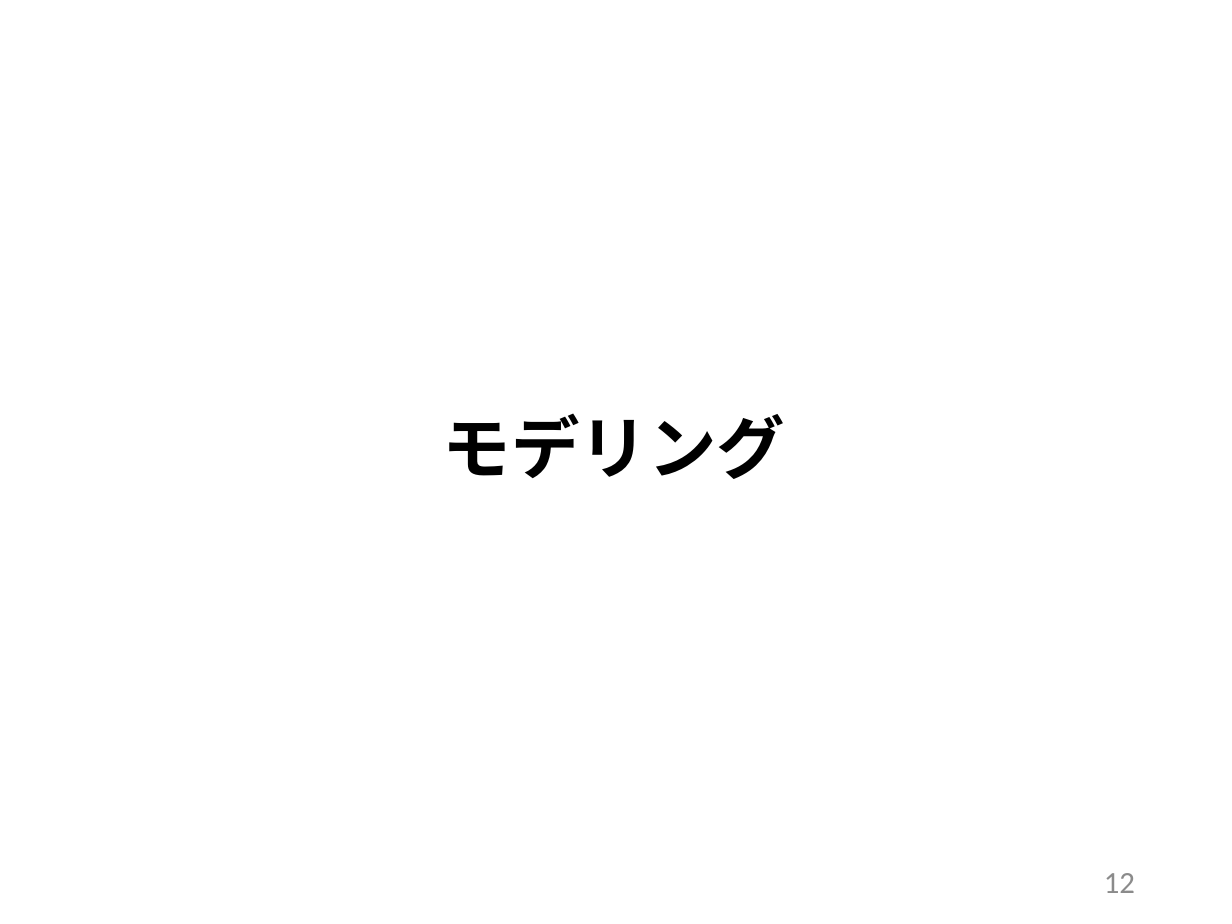
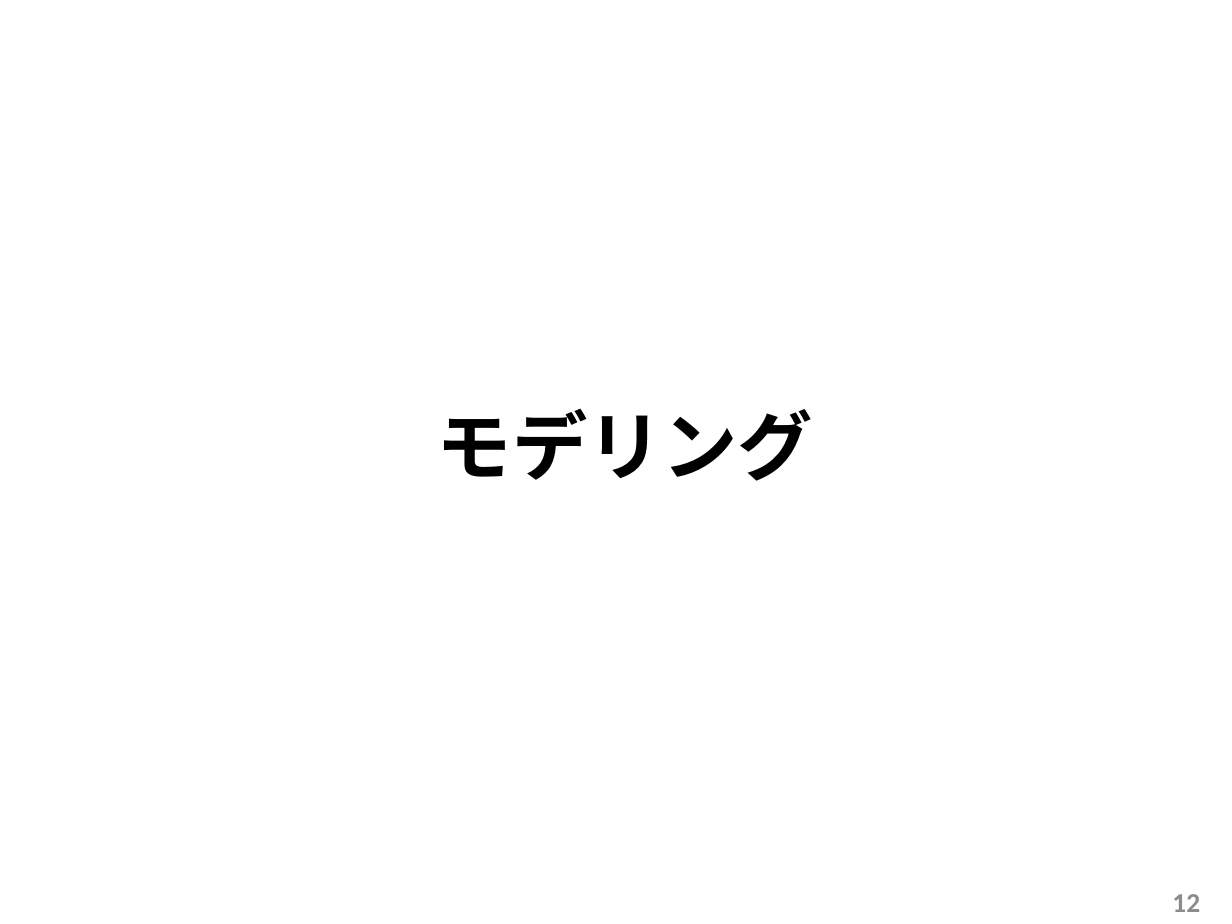
Before and after one commit to arabian9ts/Pendulum, a slide deck: slide 12 of presentation/pendulum_theory.pptx. Drawn at 1232x924 pixels with LibreOffice and Linux fonts; fonts in the diff are those of the drawing. Boxes give left, top, right and bottom in pixels: in the first picture for what was removed or moved away, otherwise in the second. Text is boxed around its words. In the diff, an @@ line names an element or a change of style, - is before the commit and + after.

Commit message:
modify: presen layout

```diff
--- a/presentation/pendulum_theory.pptx
+++ b/presentation/pendulum_theory.pptx
@@ title "モデリング" at [437,408,813,481]: size 40 to 44 pt; alignment centre to left @@
@@ page number: place and size @@
-page number at [1104,873,1135,893]
+page number at [1172,894,1200,912]
@@ page number at [1172,894,1200,912]: size 18 to 16 pt, bold on @@
```
Also in this commit, not shown: 28 other slides changed, 2 slides added, 2 slides removed.
